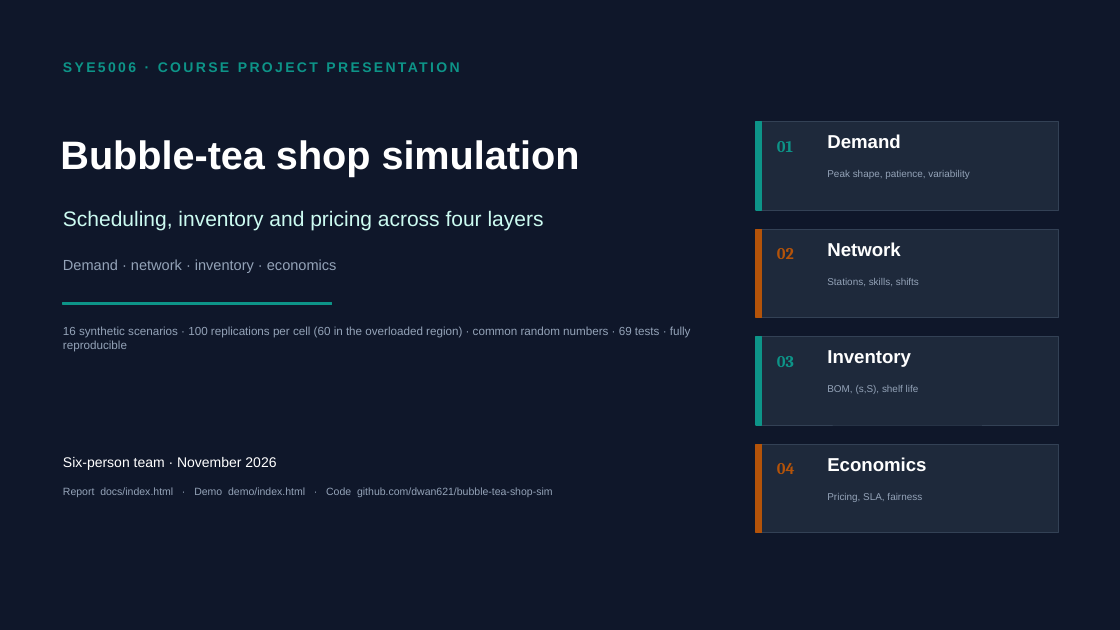
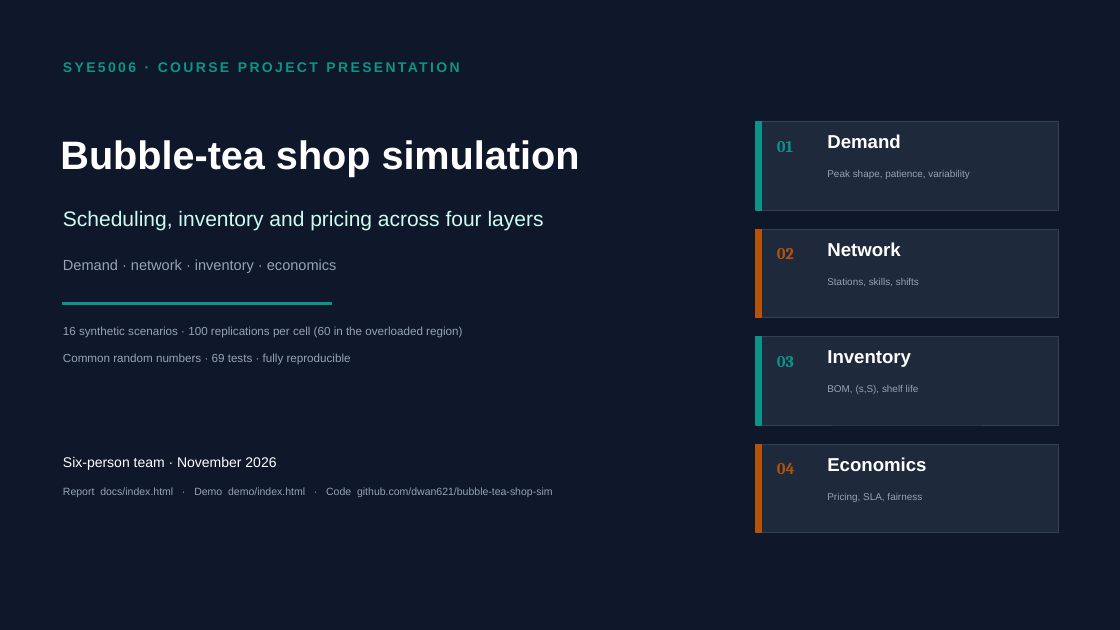
Before and after one commit to dwan621/bubble-tea-shop-sim, a slide deck: slide 1 of presentation/bubble-tea-shop-simulation.pptx. Drawn at 1120x630 pixels with LibreOffice and Linux fonts; fonts in the diff are those of the drawing. Boxes give left, top, right and bottom in pixels: in the first picture for what was removed or moved away, otherwise in the second. Text is boxed around its words. In the diff, an @@ line names an element or a change of style, - is before the commit and + after.

Commit message:
docs: finish the English pass (README wording and rebuilt deck)
Applies the last English wording fix in the README and replaces the deck with the fully English build produced after the file lock was released.

```diff
--- a/presentation/bubble-tea-shop-simulation.pptx
+++ b/presentation/bubble-tea-shop-simulation.pptx
@@ text at [63,326,462,337]: text changed @@
-16 synthetic scenarios · 100 replications per cell (60 in the overloaded region) · common random numbers · 69 tests · fully reproducible
+16 synthetic scenarios · 100 replications per cell (60 in the overloaded region)
@@ text added at [63,353,351,365], 10 pt, text #94A3B8 @@
+Common random numbers · 69 tests · fully reproducible
```
Also in this commit, not shown: 3 other slides changed, 1 other file.
